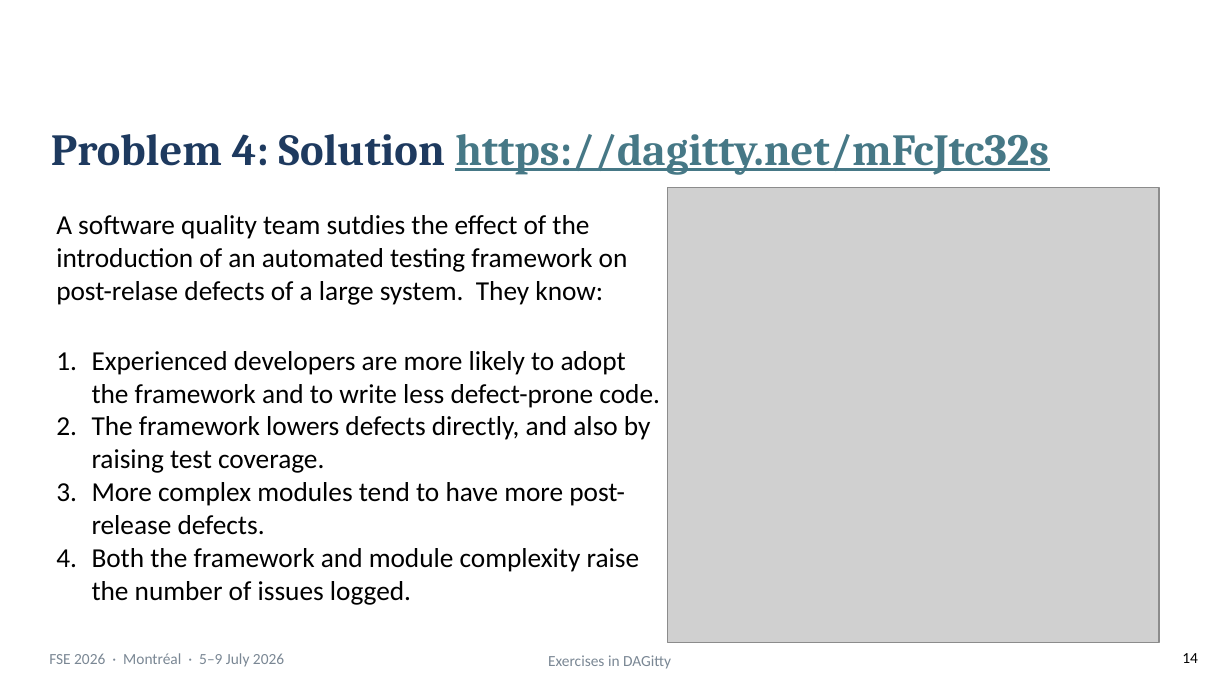
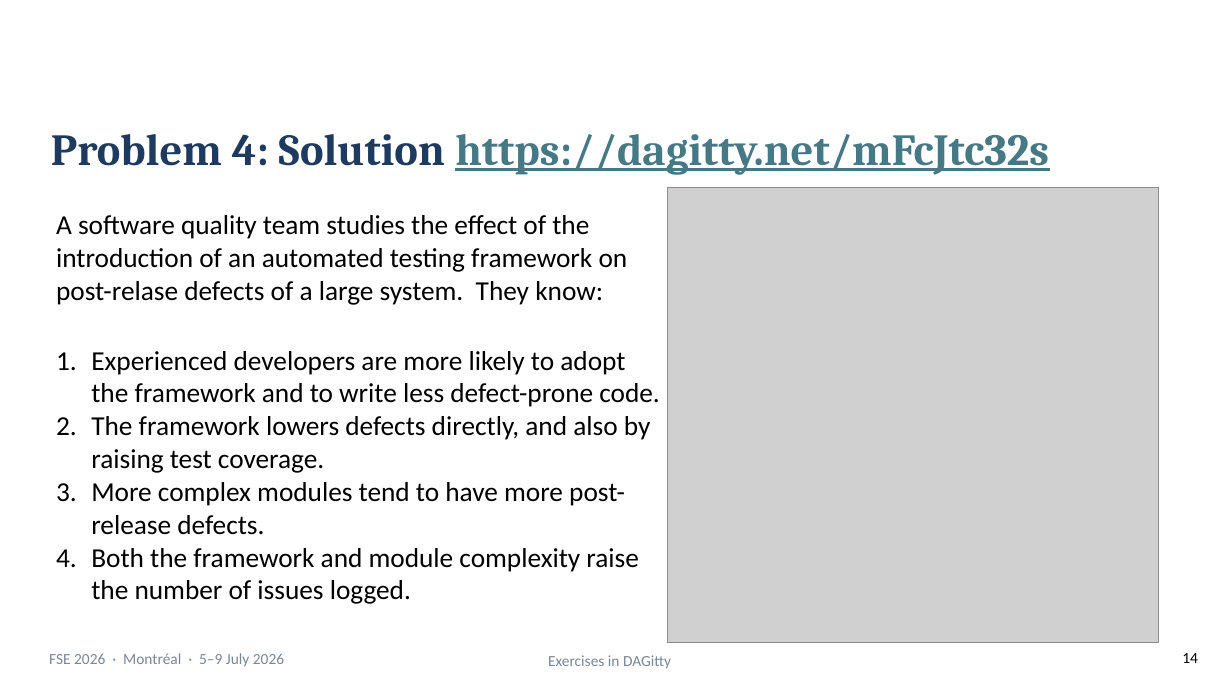
Before and after one commit to martinheyn/CI4SE_Tutorial, a slide deck: slide 14 of slides/Part 4 DAGitty Exercises.pptx. Drawn at 1232x693 pixels with LibreOffice and Linux fonts; fonts in the diff are those of the drawing; grey boxes stand for pictures; background and template pictures are left out. Boxes give left, top, right and bottom in pixels: in the first picture for what was removed or moved away, otherwise in the second. Text is boxed around its words. In the diff, an @@ line names an element or a change of style, - is before the commit and + after.

```diff
--- a/slides/Part 4 DAGitty Exercises.pptx
+++ b/slides/Part 4 DAGitty Exercises.pptx
@@ text at [56, 215, 628, 305]: text changed @@
-A software quality team sutdies the effect of the introduction of an automated testing framework on post-relase defects of a large system. They know:
+A software quality team studies the effect of the introduction of an automated testing framework on post-relase defects of a large system. They know:
```
Also in this commit, not shown: 10 other slides changed, 3 other files.
